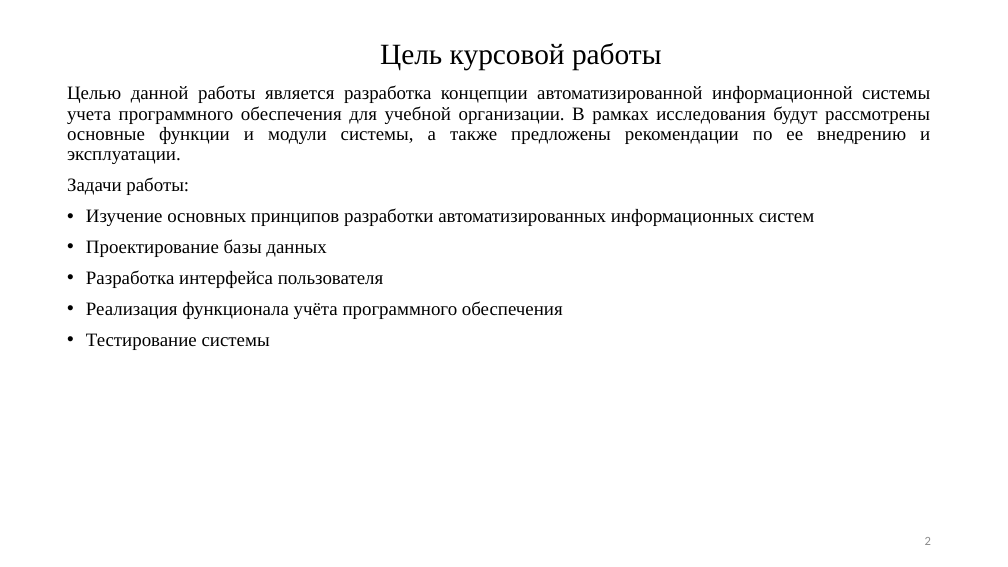
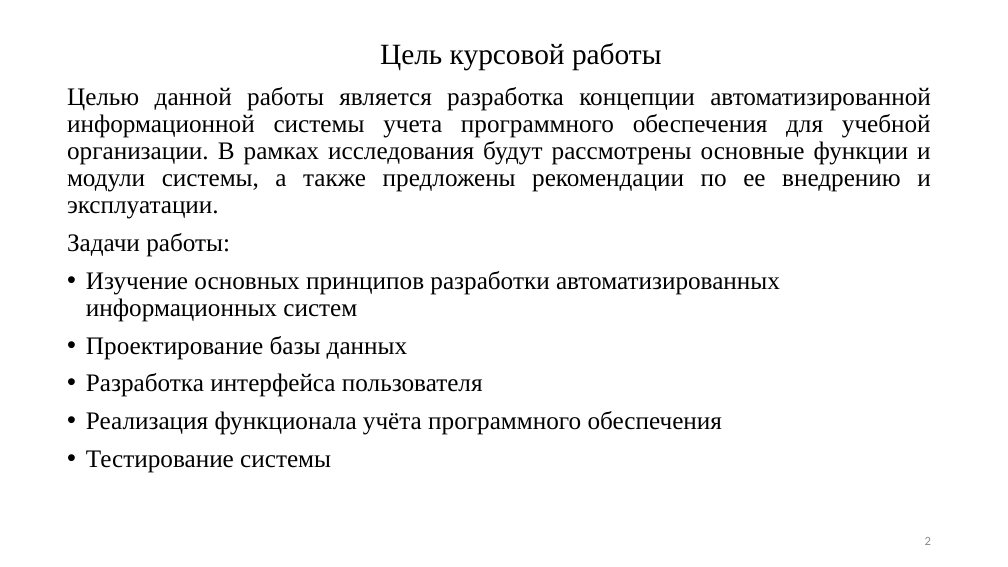
Before and after one commit to thendontuser/Software-Accounting, a slide deck: slide 2 of ПЗ/SoftwareAccounting.pptx. Drawn at 1008x567 pixels with LibreOffice and Linux fonts; fonts in the diff are those of the drawing. Boxes give left, top, right and bottom in pixels: in the first picture for what was removed or moved away, otherwise in the second. Text is boxed around its words. In the diff, an @@ line names an element or a change of style, - is before the commit and + after.

```diff
--- a/ПЗ/SoftwareAccounting.pptx
+++ b/ПЗ/SoftwareAccounting.pptx
@@ text "Целью данной работы является разработка ..." at <box>67,87,931,473</box>: size 18 to 24 pt @@
```
Also in this commit, not shown: 2 other slides changed, 2 other files.
